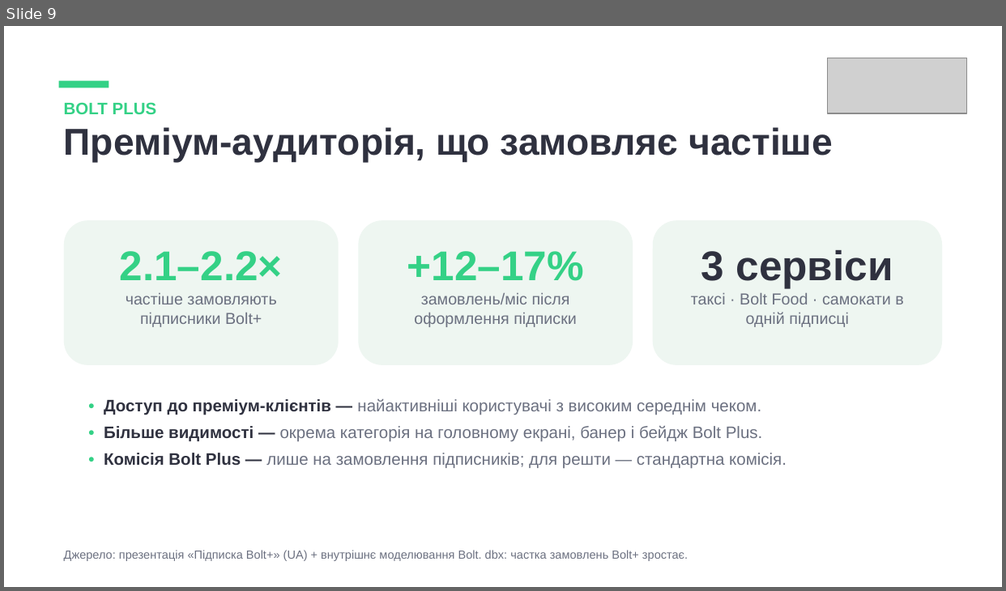
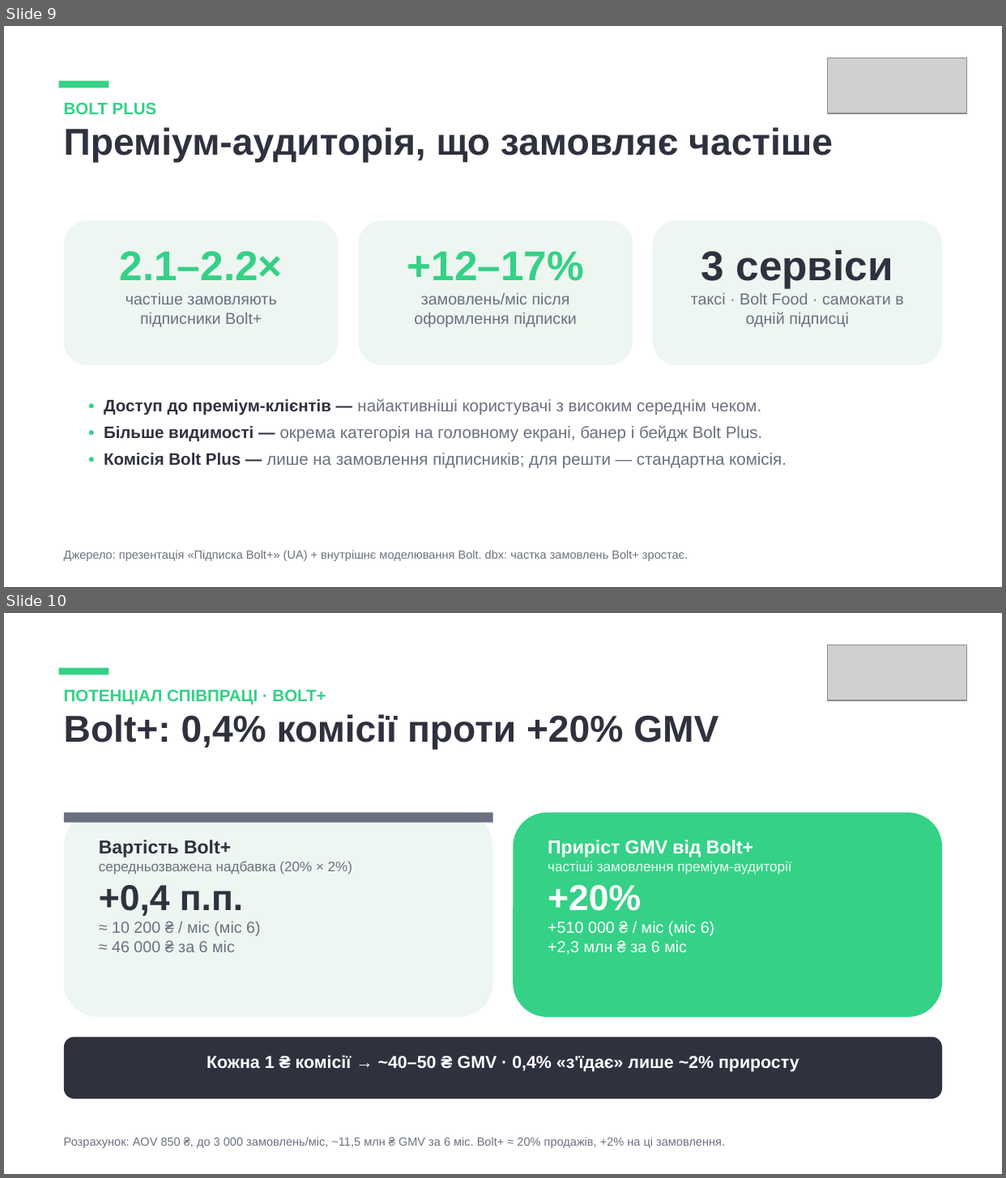
Before and after one commit to yuliianikolaieva/getplaced-report, a slide deck: Master-Zoo-Bolt-Food-Partnership.pptx. Shown one above the other, each under a label of ours: slide 9 before the commit, slides 9 and 10 after it. The pictures are 1006x591 and 1006x1178 pixels, drawn with LibreOffice and Linux fonts; fonts in the diff are those of the drawing; grey boxes stand for pictures. Boxes give left, top, right and bottom in pixels: in the first picture for what was removed or moved away, otherwise in the second. Text is boxed around its words. In the diff, an @@ line names an element or a change of style, - is before the commit and + after.

```diff
--- a/Master-Zoo-Bolt-Food-Partnership.pptx
+++ b/Master-Zoo-Bolt-Food-Partnership.pptx
@@ slide 10 added at <box>4,613,1002,1174</box>, background #FFFFFF @@
@@ picture added at <box>827,645,967,700</box> @@
@@ rectangle added at <box>59,668,108,675</box>, fill #34D186 @@
@@ text added at <box>64,689,718,750</box>, 27 pt, text #2F313F, bold @@
+ПОТЕНЦІАЛ СПІВПРАЦІ · BOLT+
+Bolt+: 0,4% комісії проти +20% GMV
@@ rounded rectangle added at <box>64,812,493,1017</box>, fill #EEF6F1 @@
@@ rectangle added at <box>64,812,493,823</box>, fill #6B7080 @@
@@ rounded rectangle added at <box>513,812,942,1017</box>, fill #34D186 @@
@@ text added at <box>99,840,352,952</box>, 10 pt, text #6B7080 @@
+Вартість Bolt+
+середньозважена надбавка (20% × 2%)
++0,4 п.п.
+≈ 10 200 ₴ / міс (міс 6)
+≈ 46 000 ₴ за 6 міс
@@ text added at <box>548,840,791,955</box>, 10 pt, text #FFFFFF @@
+Приріст GMV від Bolt+
+частіші замовлення преміум-аудиторії
++20%
++510 000 ₴ / міс (міс 6)
++2,3 млн ₴ за 6 міс
@@ rounded rectangle added at <box>64,1037,942,1099</box>, fill #2F313F @@
@@ text added at <box>206,1055,799,1072</box>, 12.5 pt, text #FFFFFF, bold @@
+Кожна 1 ₴ комісії → ~40–50 ₴ GMV · 0,4% «з'їдає» лише ~2% приросту
@@ text added at <box>64,1137,725,1148</box>, 8.5 pt, text #6B7080 @@
+Розрахунок: AOV 850 ₴, до 3 000 замовлень/міс, ~11,5 млн ₴ GMV за 6 міс. Bolt+ ≈ 20% продажів, +2% на ці замовлення.
```
Also in this commit, not shown: 1 other file.
